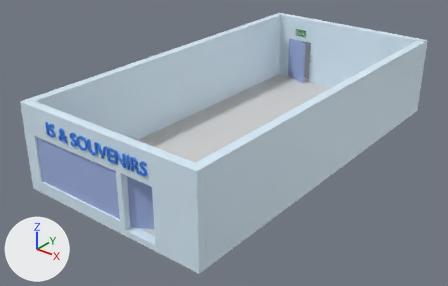
Before and after pictures for a commit that changed the Blender file theroom/excersizes/souvenirbutik/room.blend.
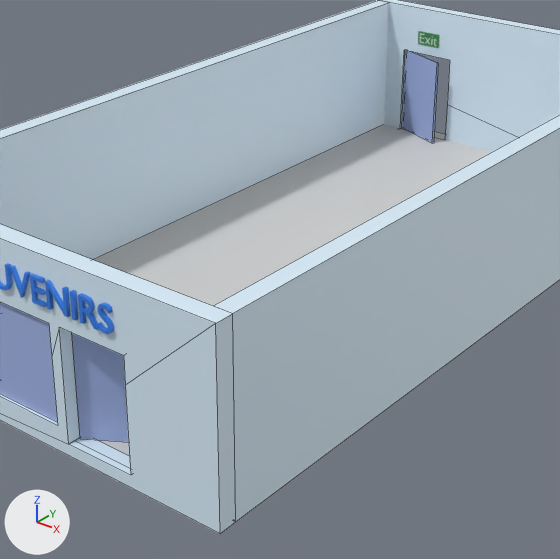
Each version is shown whole from a 50 mm camera at (20.5, -28.2, 16.7) aimed at (-0.8, -1.7, 0.3), then close up on the part from 21% to 81% of the width and 5% to 100% of the height. Lighting does not change. The marker at lower left points along +X, +Y and +Z. The close-ups show mesh edges as thin lines.
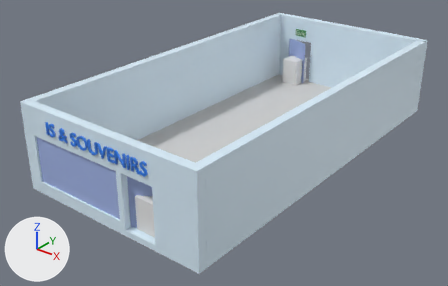
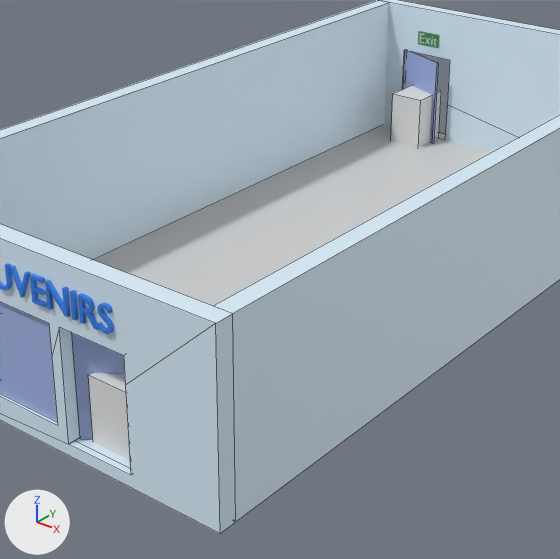
What differs and where, as boxes (x1, y1, x2, y2) in the close-ups (560 x 559 px):
'door.zone.001', added
    after: (88, 372, 130, 460)
'door.zone', added
    after: (391, 85, 441, 147)

Diff of the bpy script that builds the scene:
```diff
--- a/theroom/excersizes/souvenirbutik/room.blend.py
+++ b/theroom/excersizes/souvenirbutik/room.blend.py
@@ me_cube_009 @@
+me_cube_009.from_pydata(...)  # a box spanning x -1.0..1.0, y -1.0..1.0, z -1.0..1.0
@@ ob_door_zone_001 @@
+ob_door_zone_001 = bpy.data.objects.new('door.zone.001', me_cube_009)
+ob_door_zone_001.location = (2.2, -10.58, 0.82)
+ob_door_zone_001.scale = (0.616, 0.708, 1.0)
@@ ob_door_zone @@
+ob_door_zone = bpy.data.objects.new('door.zone', me_cube_009.copy())
+ob_door_zone.location = (-3.72, 10.68, 0.82)
+ob_door_zone.scale = (0.616, 0.708, 1.0)
```
